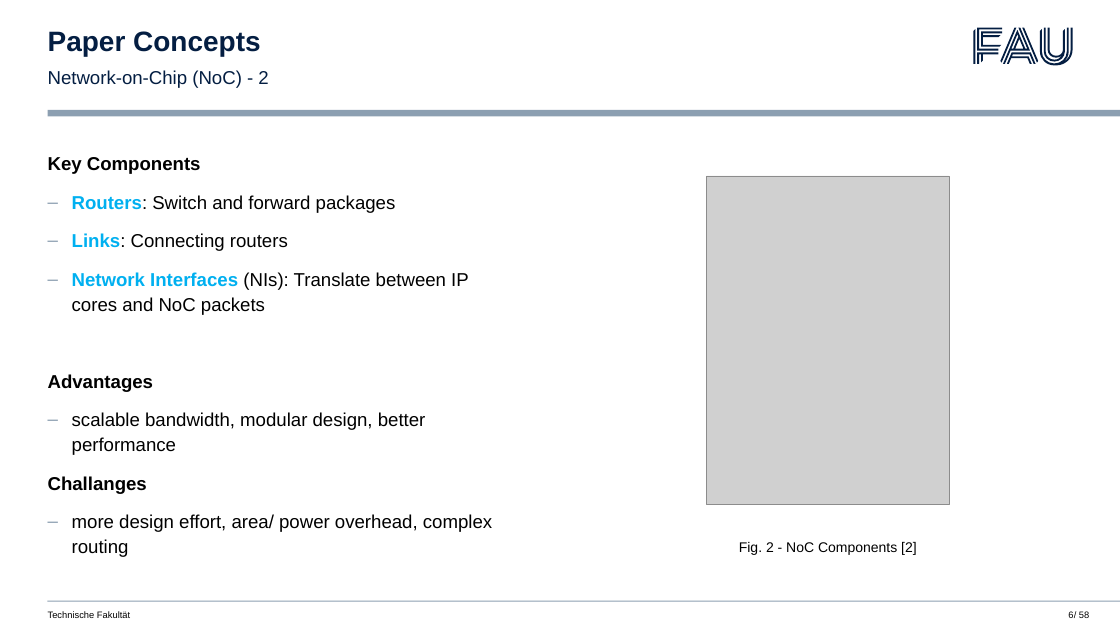
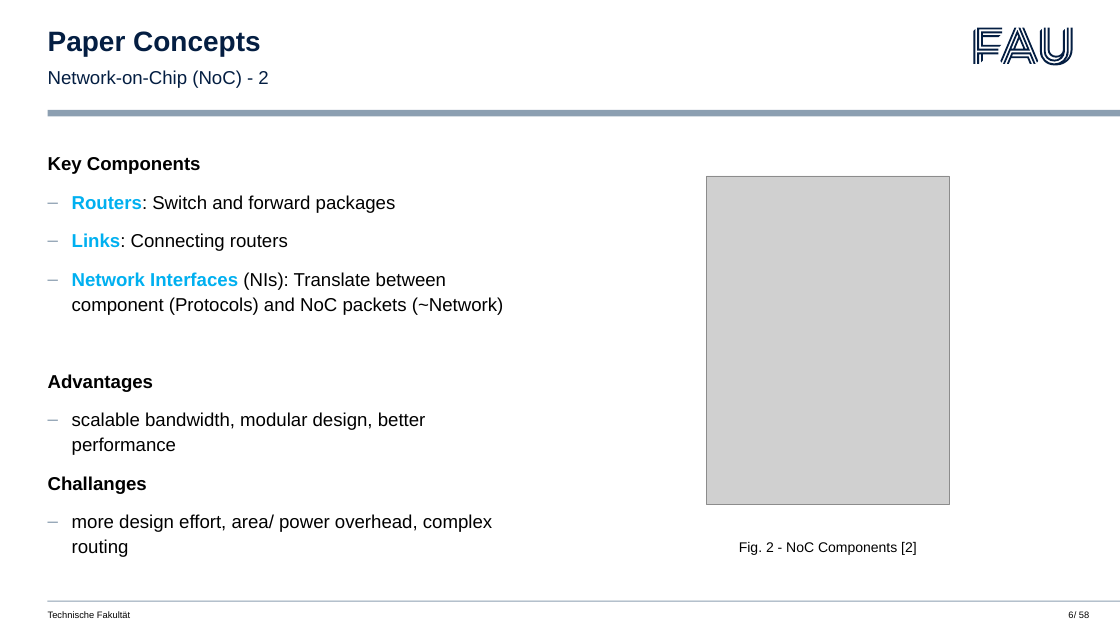
Before and after one commit to daschdy/NeuRa, a slide deck: slide 6 of presentation/Präsentation_NeuRa.pptx. Drawn at 1120x630 pixels with LibreOffice and Linux fonts; fonts in the diff are those of the drawing; grey boxes stand for pictures; background and template pictures are left out. Boxes give left, top, right and bottom in pixels: in the first picture for what was removed or moved away, otherwise in the second. Text is boxed around its words. In the diff, an @@ line names an element or a change of style, - is before the commit and + after.

```diff
--- a/presentation/Präsentation_NeuRa.pptx
+++ b/presentation/Präsentation_NeuRa.pptx
@@ text at box(72, 272, 504, 315): text changed @@
-– Network Interfaces (NIs): Translate between IP cores and NoC packets
+– Network Interfaces (NIs): Translate between component (Protocols) and NoC packets (~Network)
```
Also in this commit, not shown: 6 other slides changed.
